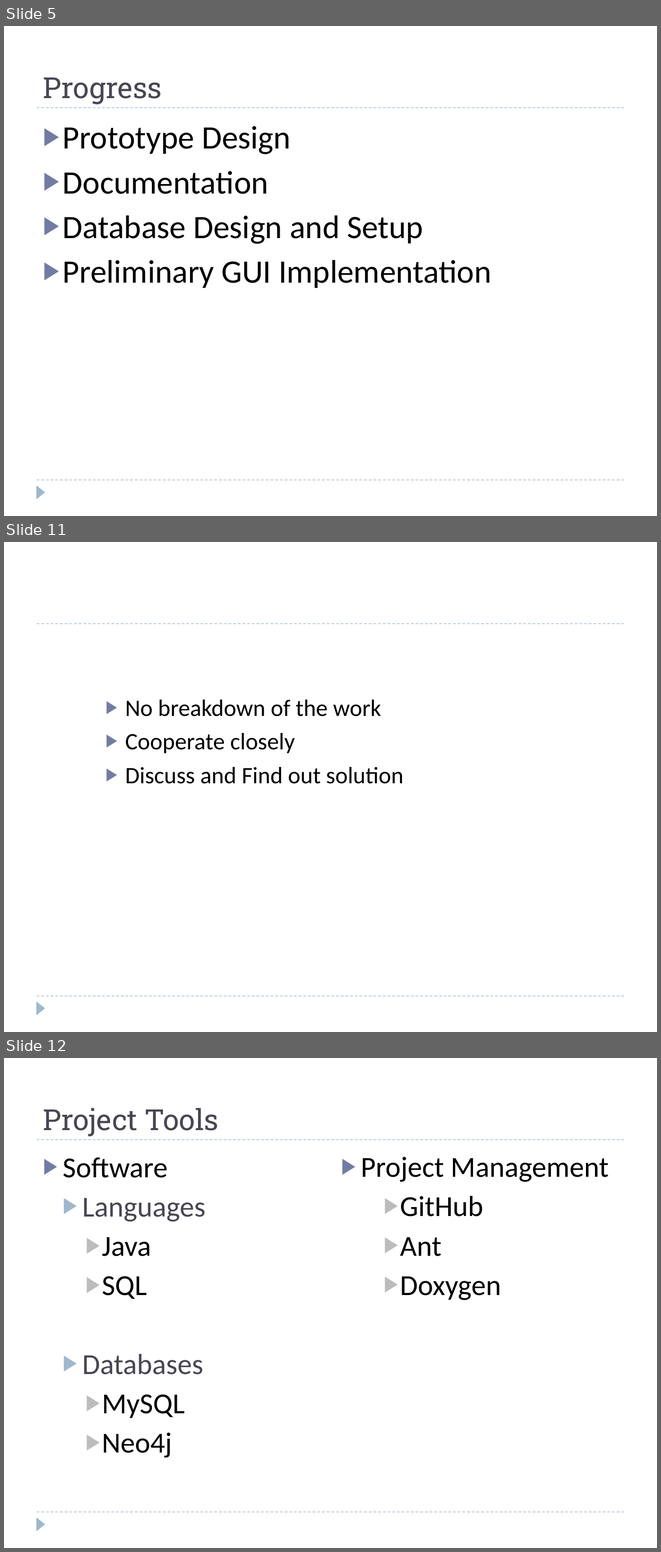
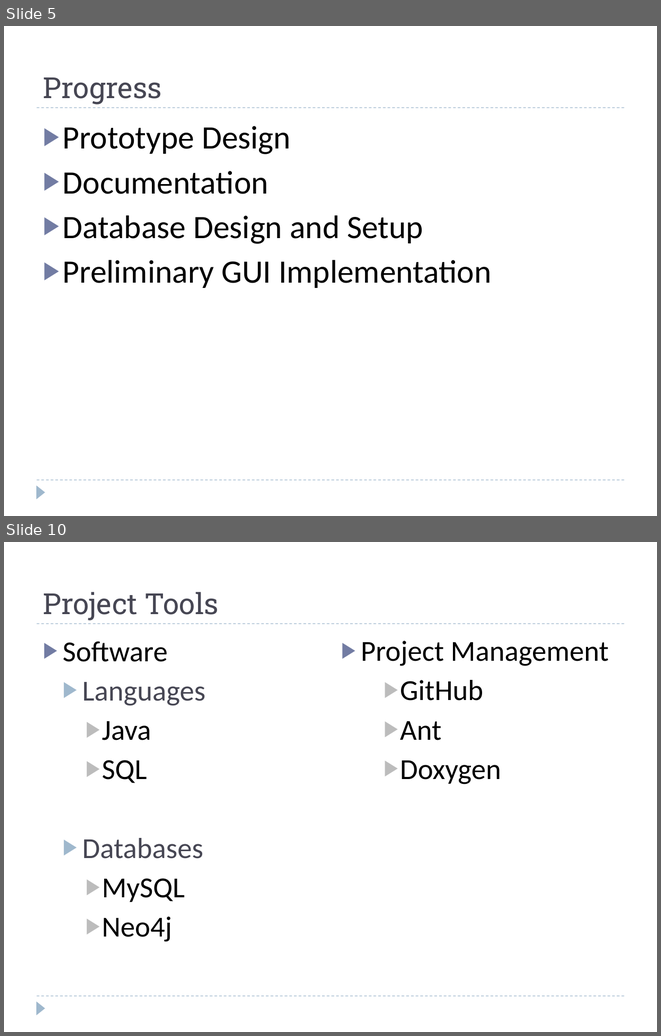
Before and after one commit to mtriff/cmpt370-warehouse, a slide deck: docs/presentation-proposal/group02-proposalPresentation-warehouse.pptx. Shown one above the other, each under a label of ours: slides 5, 11 and 12 before the commit, slides 5 and 10 after it; the slides between them are not shown. The pictures are 661x1552 and 661x1036 pixels, drawn with LibreOffice and Linux fonts; fonts in the diff are those of the drawing. Boxes give left, top, right and bottom in pixels: in the first picture for what was removed or moved away, otherwise in the second. Text is boxed around its words. In the diff, an @@ line names an element or a change of style, - is before the commit and + after.

```diff
--- a/docs/presentation-proposal/group02-proposalPresentation-warehouse.pptx
+++ b/docs/presentation-proposal/group02-proposalPresentation-warehouse.pptx
@@ slide 11 removed at box(4, 542, 657, 1032), background #FFFFFF; not listed: 3 template elements that a slide beside it also shows @@
@@ text removed at box(125, 699, 404, 784) @@
-▶ No breakdown of the work
-▶ Cooperate closely
-▶ Discuss and Find out solution
@@ what was slide 12 is now slide 10 @@
```
Also in this commit, not shown: 4 slides changed, 3 slides added, 4 other slides removed.
